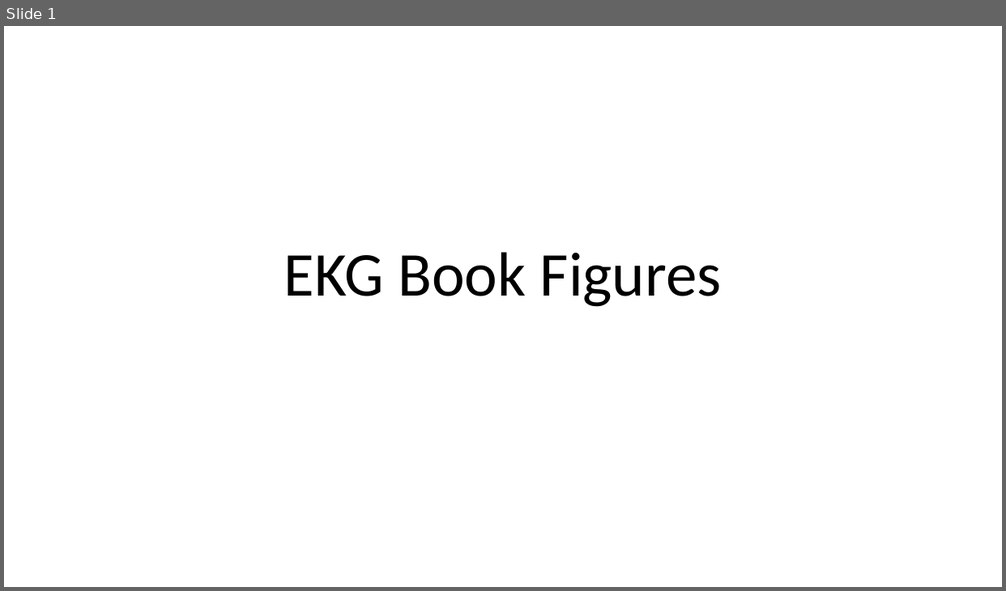
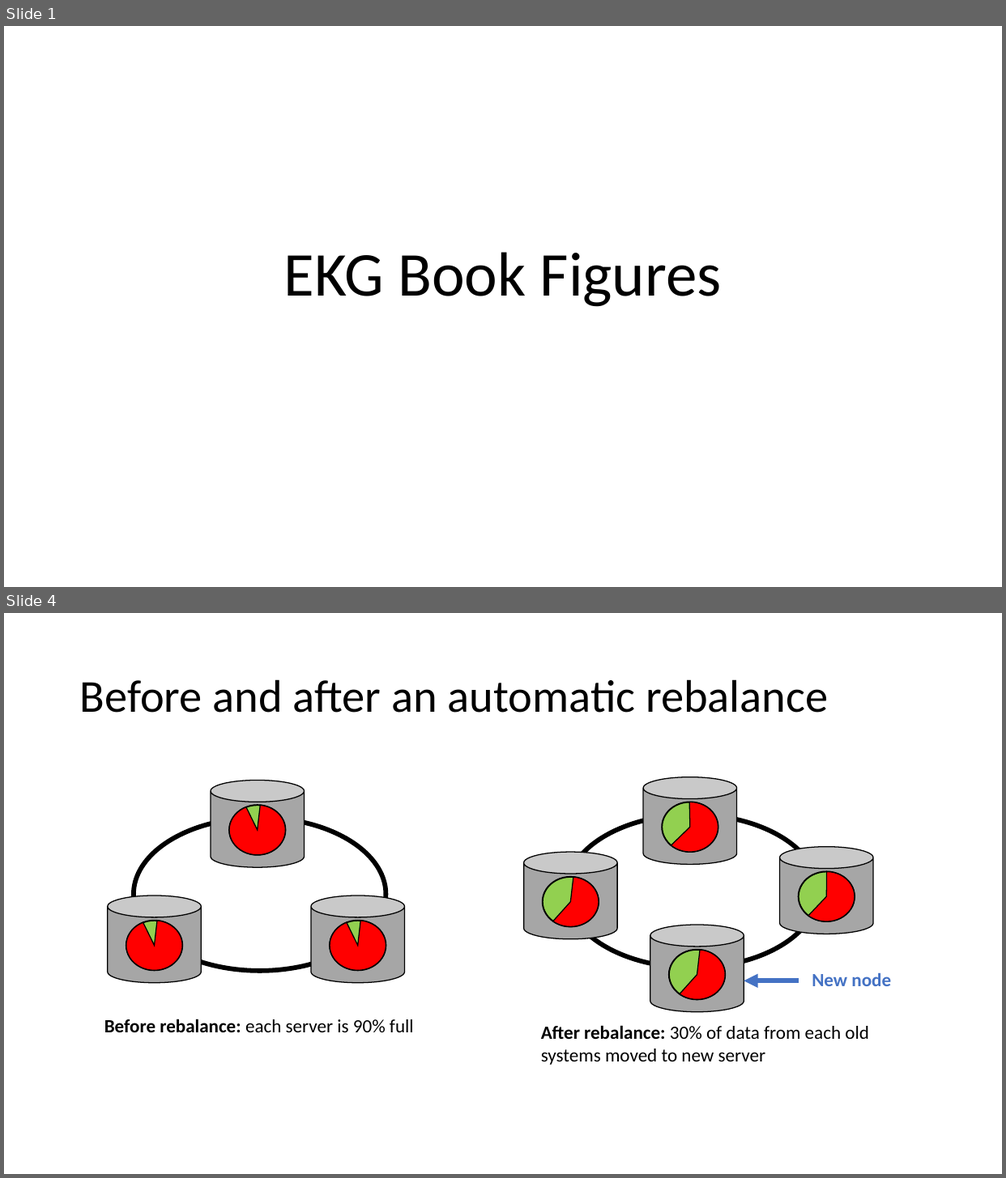
Before and after one commit to dmccreary/ekg-book, a slide deck: docs/presentations/ekg-book-figures.pptx. Shown one above the other, each under a label of ours: slide 1 before the commit, slides 1 and 4 after it; the slides between them are not shown. The pictures are 1006x591 and 1006x1178 pixels, drawn with LibreOffice and Linux fonts; fonts in the diff are those of the drawing. Boxes give left, top, right and bottom in pixels: in the first picture for what was removed or moved away, otherwise in the second. Text is boxed around its words. In the diff, an @@ line names an element or a change of style, - is before the commit and + after.

```diff
--- a/docs/presentations/ekg-book-figures.pptx
+++ b/docs/presentations/ekg-book-figures.pptx
@@ slide 4 added at <box>4,613,1002,1174</box>, background #FFFFFF @@
@@ title added at <box>80,679,828,713</box>, 44 pt, text #000000 @@
+Before and after an automatic rebalance
@@ cylinder added at <box>211,780,305,867</box>, fill #A6A6A6, outline #000000 1 pt @@
@@ cylinder added at <box>643,777,737,865</box>, fill #A6A6A6, outline #000000 1 pt @@
@@ ellipse added at <box>229,806,286,855</box>, fill #92D050, outline #000000 1.5 pt @@
@@ pie slice (boxed as its full ellipse) added at <box>229,806,286,855</box>, fill #FF0000, outline #000000 1 pt @@
@@ ellipse added at <box>662,803,718,853</box>, fill #92D050, outline #000000 1.5 pt @@
@@ pie slice (boxed as its full ellipse) added at <box>662,803,718,853</box>, fill #FF0000, outline #000000 1 pt @@
@@ ellipse added at <box>134,818,386,972</box>, outline #000000 4.5 pt @@
@@ ellipse added at <box>566,815,819,968</box>, outline #000000 4.5 pt @@
@@ cylinder added at <box>523,852,617,939</box>, fill #A6A6A6, outline #000000 1 pt @@
@@ cylinder added at <box>780,846,873,934</box>, fill #A6A6A6, outline #000000 1 pt @@
@@ ellipse added at <box>543,877,599,927</box>, fill #92D050, outline #000000 1.5 pt @@
@@ pie slice (boxed as its full ellipse) added at <box>543,877,599,927</box>, fill #FF0000, outline #000000 1 pt @@
@@ ellipse added at <box>799,872,854,922</box>, fill #92D050, outline #000000 1.5 pt @@
@@ pie slice (boxed as its full ellipse) added at <box>799,872,854,922</box>, fill #FF0000, outline #000000 1 pt @@
@@ cylinder added at <box>108,896,201,983</box>, fill #A6A6A6, outline #000000 1 pt @@
@@ cylinder added at <box>311,896,404,983</box>, fill #A6A6A6, outline #000000 1 pt @@
@@ ellipse added at <box>126,921,182,971</box>, fill #92D050, outline #000000 1.5 pt @@
@@ pie slice (boxed as its full ellipse) added at <box>126,921,182,971</box>, fill #FF0000, outline #000000 1 pt @@
@@ ellipse added at <box>330,921,386,971</box>, fill #92D050, outline #000000 1.5 pt @@
@@ pie slice (boxed as its full ellipse) added at <box>330,921,386,971</box>, fill #FF0000, outline #000000 1 pt @@
@@ cylinder added at <box>650,925,744,1013</box>, fill #A6A6A6, outline #000000 1 pt @@
@@ ellipse added at <box>669,950,725,1000</box>, fill #92D050, outline #000000 1.5 pt @@
@@ pie slice (boxed as its full ellipse) added at <box>669,950,725,1000</box>, fill #FF0000, outline #000000 1 pt @@
@@ text added at <box>812,973,891,986</box>, 18 pt, text #4472C4, bold @@
+New node
@@ arrow added from (799, 982) to (744, 982), #4472C4 4.5 pt @@
@@ text added at <box>104,1019,414,1033</box>, 18 pt, text #000000 @@
+Before rebalance: each server is 90% full
@@ text added at <box>541,1025,869,1065</box>, 18 pt, text #000000 @@
+After rebalance: 30% of data from each old systems moved to new server
```
Also in this commit, not shown: 2 other slides added, 2 other files.
